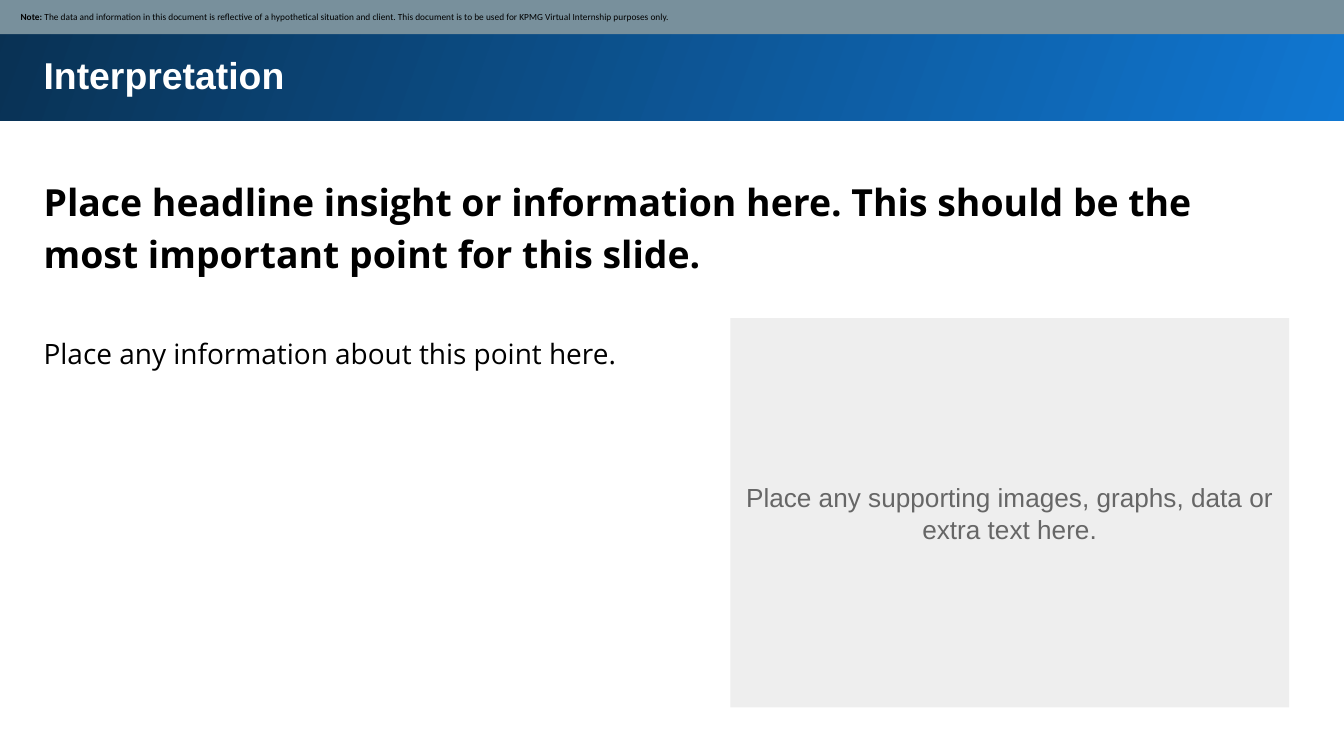
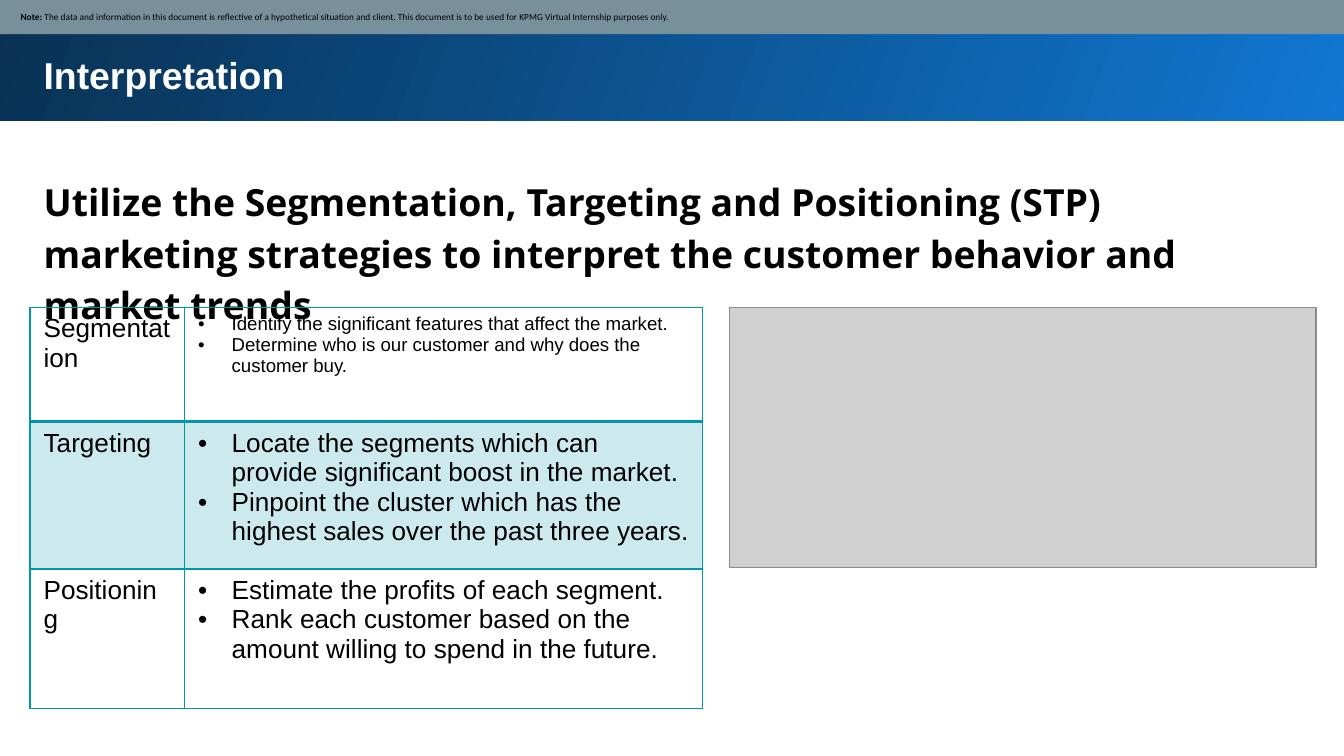
Before and after one commit to jacksenteh/KPMG_Virtual_Internship, a slide deck: slide 6 of my_answer/Module_2_Template_slide.pptx. Drawn at 1344x756 pixels with LibreOffice and Linux fonts; fonts in the diff are those of the drawing; grey boxes stand for pictures. Boxes give left, top, right and bottom in pixels: in the first picture for what was removed or moved away, otherwise in the second. Text is boxed around its words. In the diff, an @@ line names an element or a change of style, - is before the commit and + after.

```diff
--- a/my_answer/Module_2_Template_slide.pptx
+++ b/my_answer/Module_2_Template_slide.pptx
@@ text at (x1=44, y1=187, x2=1176, y2=330): text changed @@
-Place headline insight or information here. This should be the most important point for this slide.
+Utilize the Segmentation, Targeting and Positioning (STP) marketing strategies to interpret the customer behavior and market trends
@@ table added at (x1=30, y1=308, x2=702, y2=708), 3 rows, 2 columns @@
+Segmentation | Identify the significant features that affect the market. / Determine who is our customer and why does the customer buy.
+Targeting | Locate the segments which can provide significant boost in the market. / Pinpoint the cluster which has the highest sales over the past three years.
+Positioning | Estimate the profits of each segment. / Rank each customer based on the amount willing to spend in the future.
@@ picture added at (x1=730, y1=308, x2=1316, y2=569) @@
@@ rectangle removed at (x1=731, y1=319, x2=1290, y2=708) @@
@@ text removed at (x1=44, y1=342, x2=616, y2=371) @@
-Place any information about this point here.
@@ text removed at (x1=746, y1=488, x2=1272, y2=539) @@
-Place any supporting images, graphs, data or extra text here.
```
Also in this commit, not shown: 2 other slides changed, 1 slide added, 3 slides removed, 9 other files.
